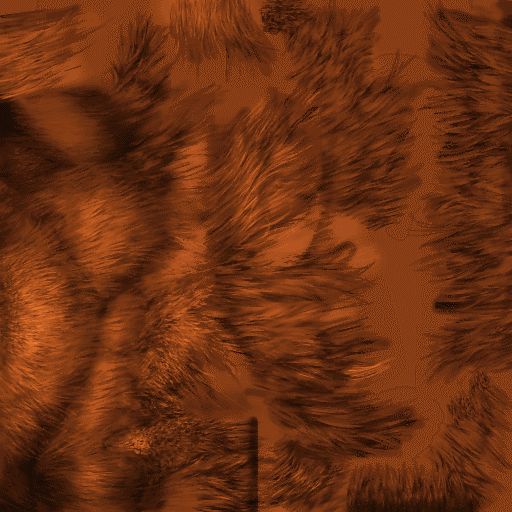
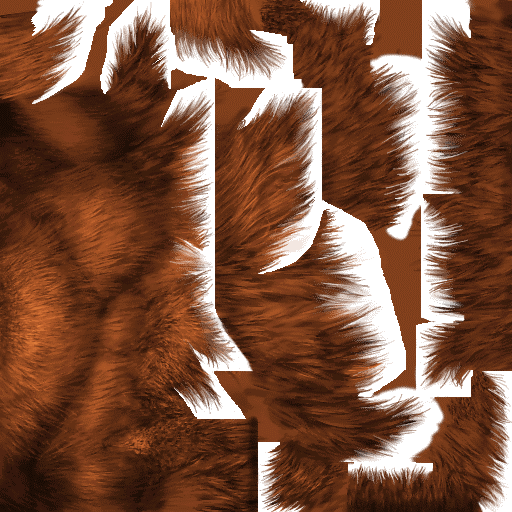
Two versions of the same layered image (w=512, h=512). Layer-by-layer changes:
painted on "Relleno de color 1" (1st of 4, in "Manky") over left=0, top=0, right=512, bottom=512
added layer "Don_arm_001" in group "Manky" over left=0, top=0, right=512, bottom=512
hid "Capa 0" (1st of 4, in "Manky") over left=0, top=0, right=512, bottom=512
